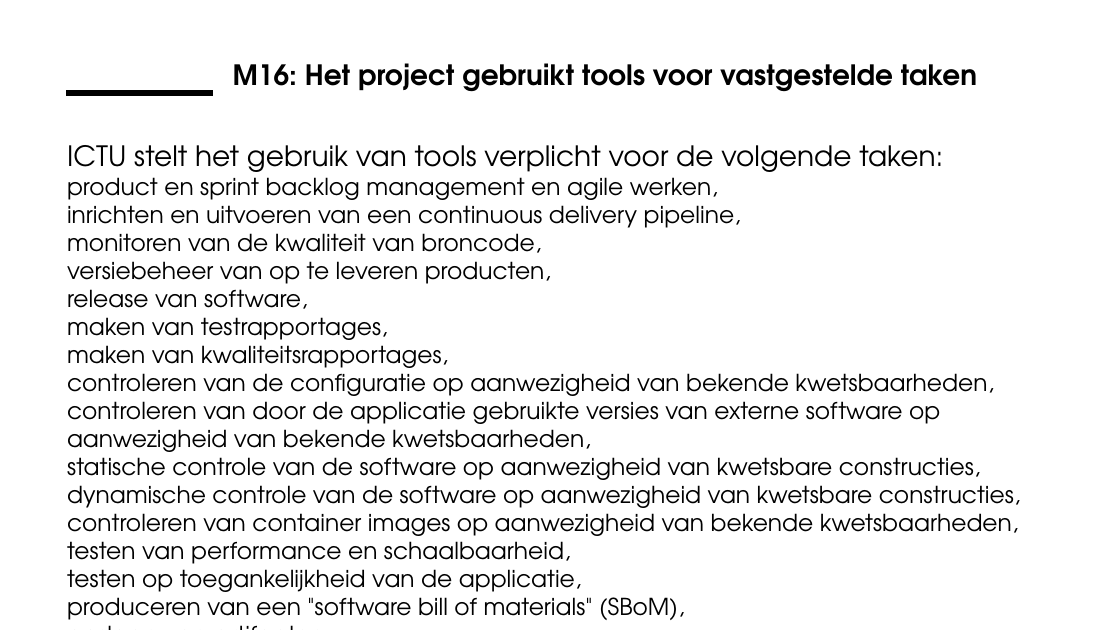
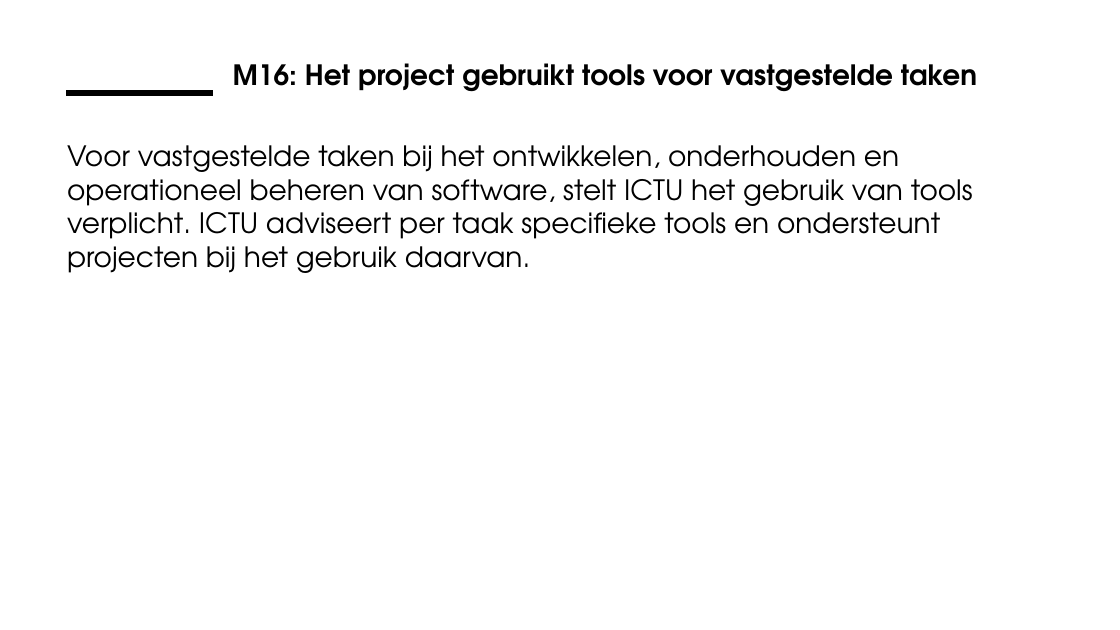
Before and after one commit to ICTU/Kwaliteitsaanpak, a slide deck: slide 13 of docs/wip/ICTU-Kwaliteitsaanpak.pptx. Drawn at 1120x630 pixels with LibreOffice and Linux fonts; fonts in the diff are those of the drawing; background and template pictures are left out. Boxes give left, top, right and bottom in pixels: in the first picture for what was removed or moved away, otherwise in the second. Text is boxed around its words. In the diff, an @@ line names an element or a change of style, - is before the commit and + after.

Commit message:
In M16 de twee opsommingen gecombineerd in 1 tabel.
In M16 "Het project gebruikt tools voor vastgestelde taken" de opsomming van taken gecombineerd met de opsomming van tools in één tabel.

Closes #937.

```diff
--- a/docs/wip/ICTU-Kwaliteitsaanpak.pptx
+++ b/docs/wip/ICTU-Kwaliteitsaanpak.pptx
@@ text at [67, 145, 973, 273]: text changed; size 20 to 24 pt @@
-ICTU stelt het gebruik van tools verplicht voor de volgende taken:
-product en sprint backlog management en agile werken,
-inrichten en uitvoeren van een continuous delivery pipeline,
-monitoren van de kwaliteit van broncode,
-versiebeheer van op te leveren producten,
-release van software,
-maken van testrapportages,
-maken van kwaliteitsrapportages,
-controleren van de configuratie op aanwezigheid van bekende kwetsbaarheden,
-controleren van door de applicatie gebruikte versies van externe software op aanwezigheid van bekende kwetsbaarheden,
-statische controle van de software op aanwezigheid van kwetsbare constructies,
-dynamische controle van de software op aanwezigheid van kwetsbare constructies,
-controleren van container images op aanwezigheid van bekende kwetsbaarheden,
-testen van performance en schaalbaarheid,
-testen op toegankelijkheid van de applicatie,
-produceren van een "software bill of materials" (SBoM),
-opslaan van artifacten,
-registratie van incidenten bij gebruik en beheer, en
-bij het uitvoeren van operationeel beheer; uitrollen van de software in de productieomgeving.
+Voor vastgestelde taken bij het ontwikkelen, onderhouden en operationeel beheren van software, stelt ICTU het gebruik van tools verplicht. ICTU adviseert per taak specifieke tools en ondersteunt projecten bij het gebruik daarvan.
```
Also in this commit, not shown: 1 other slide changed, 26 other files.
